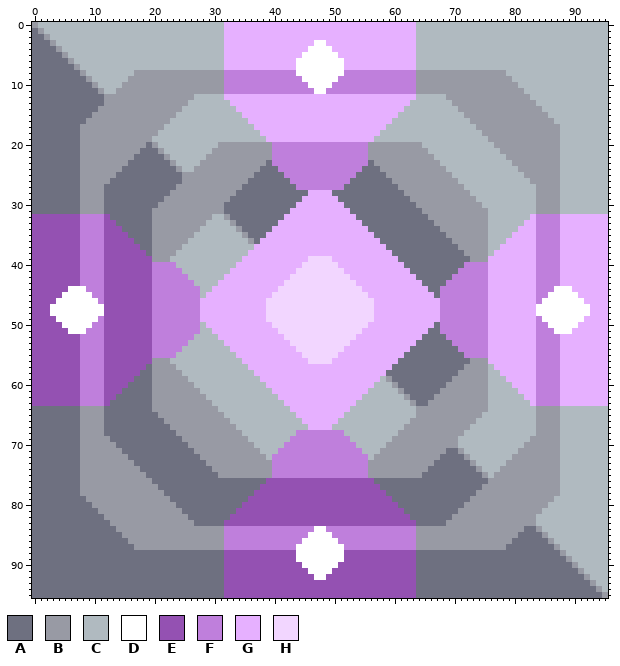
Sprite sheet: sprites/blocks/thaumium-generator.png. That is the earlier state.
The file is 96x96 pixels.
Palette (. is transparent): A #6e7080  B #989aa4  C #b0bac0  D #ffffff  E #9451b2  F #bf7fdc  G #e6b0ff  H #f2d6ff
The same view after the edit:
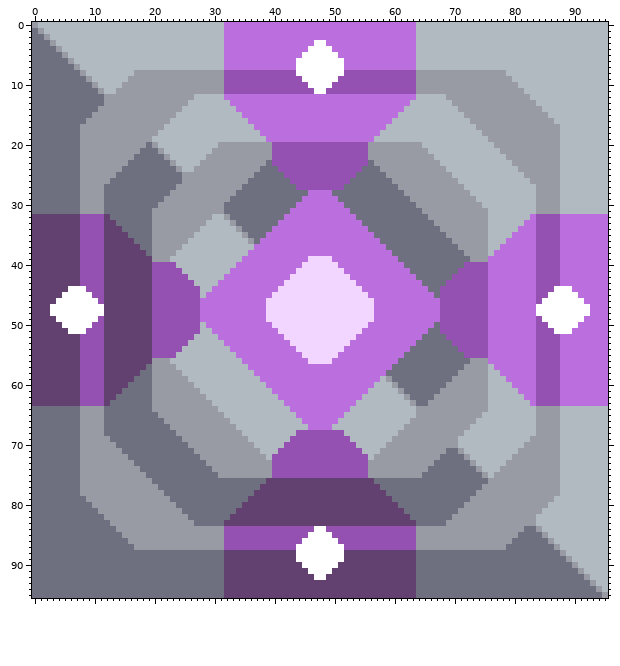
Edits made:
colour E: #9451b2 -> #624171
colour F: #bf7fdc -> #9451b2
colour G: #e6b0ff -> #bb6ede
Boxes around the changes in both pictures, in picture pixels (x1, y1, x2, y2):
changed: (32, 22, 608, 598)
